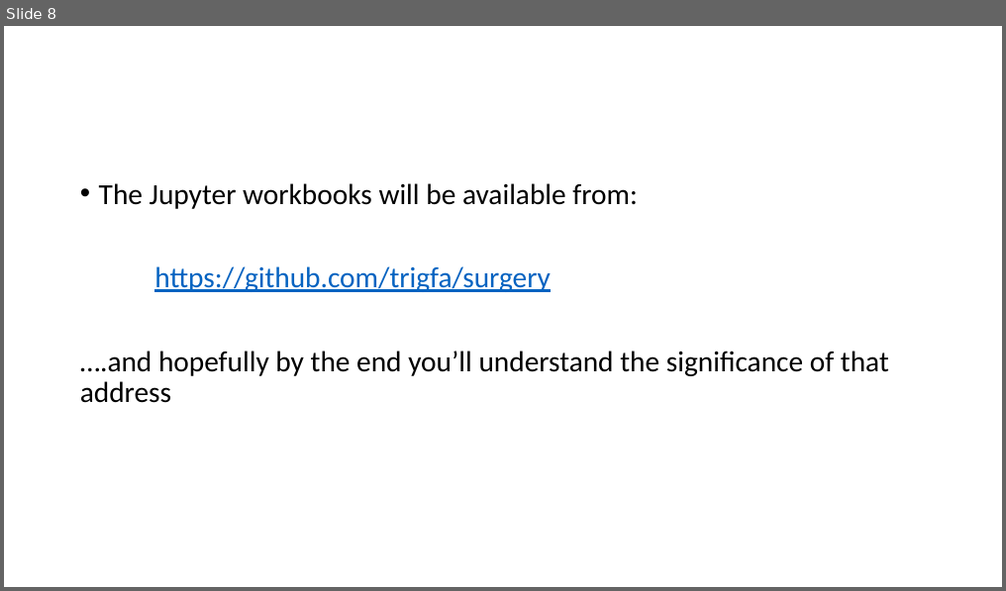
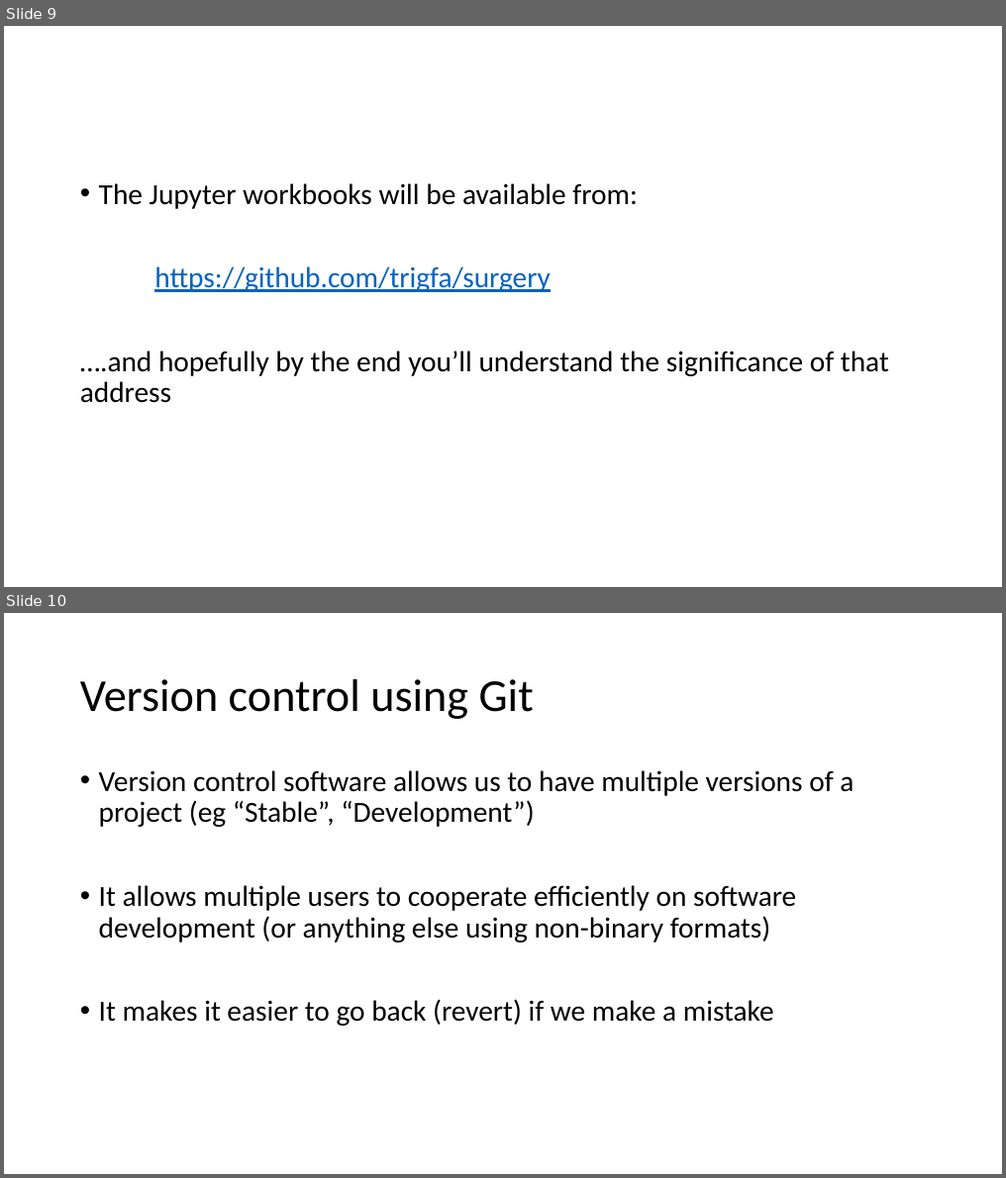
Before and after one commit to trigfa/surgery, a slide deck: Presentation/Presentation.pptx. Shown one above the other, each under a label of ours: slide 8 before the commit, slides 9 and 10 after it. The pictures are 1006x591 and 1006x1178 pixels, drawn with LibreOffice and Linux fonts; fonts in the diff are those of the drawing. Boxes give left, top, right and bottom in pixels: in the first picture for what was removed or moved away, otherwise in the second. Text is boxed around its words. In the diff, an @@ line names an element or a change of style, - is before the commit and + after.

```diff
--- a/Presentation/Presentation.pptx
+++ b/Presentation/Presentation.pptx
@@ slide 10 added at [4,613,1002,1174], background #FFFFFF @@
@@ title added at [80,679,534,719], 44 pt, text #000000 @@
+Version control using Git
@@ text added at [99,770,853,1026], 28 pt, text #000000 @@
+• Version control software allows us to have multiple versions of a project (eg “Stable”, “Development”)
+• It allows multiple users to cooperate efficiently on software development (or anything else using non-binary formats)
+• It makes it easier to go back (revert) if we make a mistake
@@ what was slide 8 is now slide 9 @@
```
Also in this commit, not shown: 1 slide changed, 3 other slides added, 1 other file.
